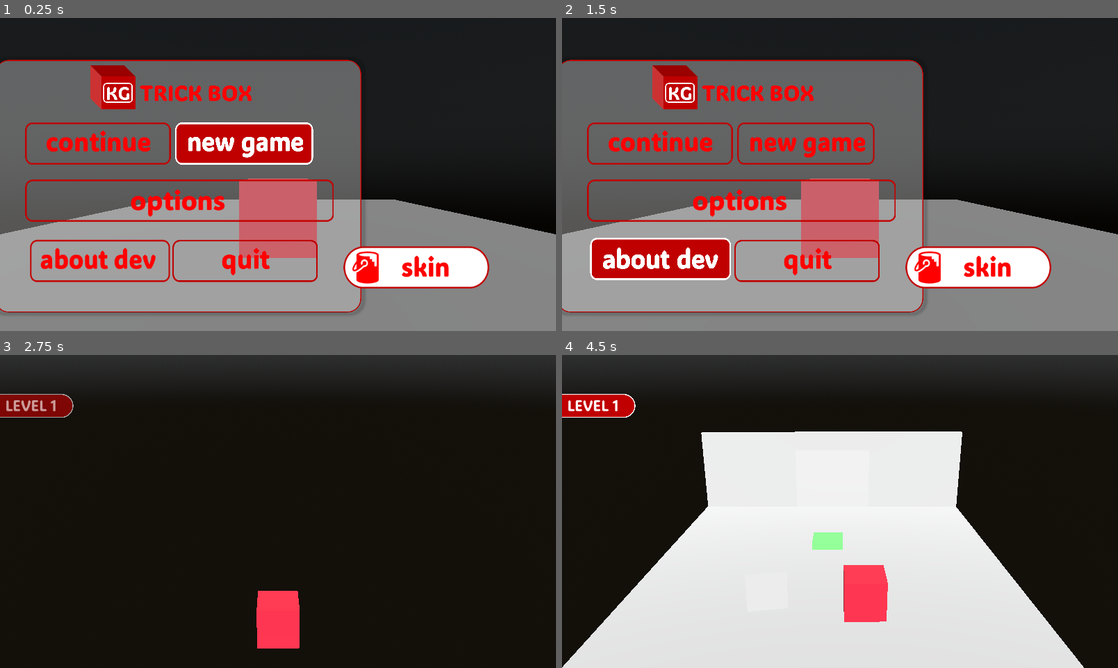
Above: before the commit, frames 1-4 (two rows, left to right).
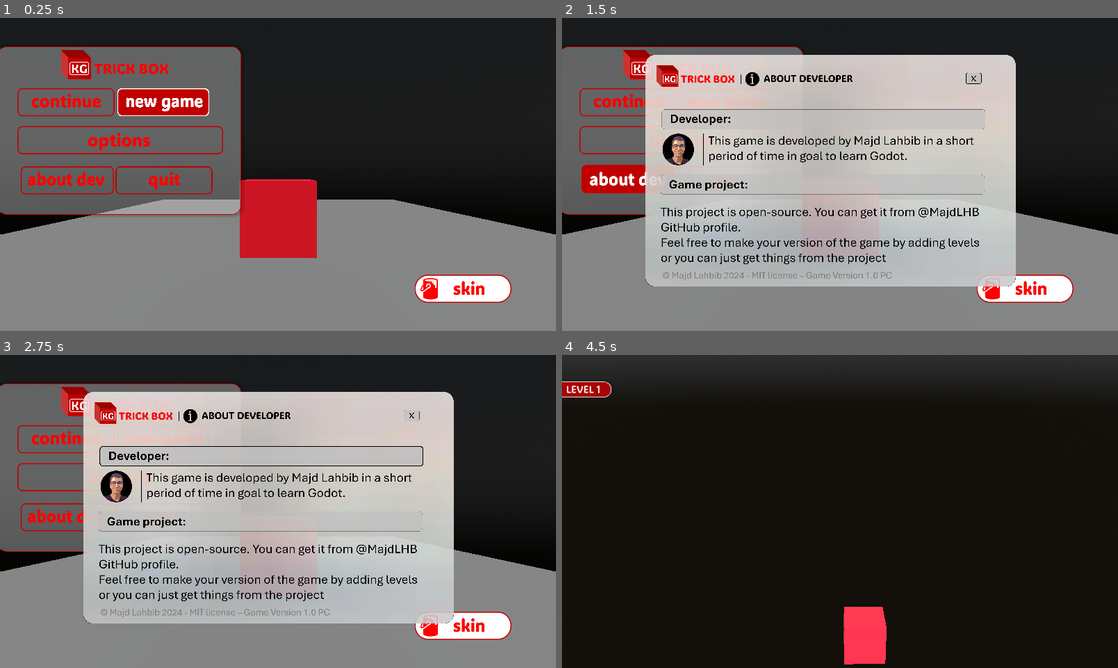
Above: after the commit, the same moments.

Repository: MajdLHB/Keep-Going-Trick-Box--Godot-Game-Project
Game: Godot game, scene res://Scenes/1stLevel.tscn
Same seed, same stepped clock (60 frames per second), same inputs: the game is played once before the commit and once after it.
Inputs (mouse positions are in pixels of both pictures, inside the frame that each line leads up to; where the layout moved, square brackets give the same spot in the first picture):
- Up to frame 1 (0.25 s): no input
- Up to frame 2 (1.5 s): click (684, 143) [739, 205] at 0.5 s; click (628, 180) [662, 262] at 1.25 s
- Up to frame 3 (2.75 s): click (261, 458) at 2.02 s
- Up to frame 4 (4.5 s): click (823, 524) at 2.77 s; click (723, 439) at 3.52 s; hold D (MoveRight) from 4.28 s (still down)

The runs differ from the first frame. In frame 1, 44% of the frame differs, in the area x 0-100%, y 9-95%; in frame 2, 61%; in frame 3, 76%, in the area x 0-100%, y 9-100%; in frame 4, 48%.

Commit message:
Making the about dev menu and making progress in the pause menu
- The about developer window is ready.
- The pause menu is almost ready:
* the options button is not finished

Diff:
--- a/Godot Project/SaveGame/GameData.json
+++ b/Godot Project/SaveGame/GameData.json
@@ -1 +1 @@
-{"Level":3,"SavedGame":true}
+{"Level":1,"SavedGame":true}
--- a/Godot Project/Scenes/1stLevel.tscn
+++ b/Godot Project/Scenes/1stLevel.tscn
@@ -11,6 +11,7 @@
 [ext_resource type="Texture2D" uid="uid://do4tqsh8dtwcf" path="res://Images/UI/LEVEL DISPLAY.png" id="9_44hn3"]
 [ext_resource type="Script" path="res://Scripts/LevelTracker/Level1Tracker.gd" id="9_s53m6"]
 [ext_resource type="FontFile" uid="uid://c8xu7afu4hwpp" path="res://Fonts/ADLaMDisplay-Regular.ttf" id="10_0y4my"]
+[ext_resource type="PackedScene" uid="uid://cv2v78jjv682n" path="res://Scenes/pause_menu.tscn" id="12_iefim"]
 
 [sub_resource type="BoxMesh" id="BoxMesh_dc1ei"]
 material = ExtResource("2_2ue3k")
@@ -327,5 +328,7 @@
 "": SubResource("AnimationLibrary_jvvgu")
 }
 
+[node name="PauseMenu" parent="." instance=ExtResource("12_iefim")]
+
 [connection signal="CloseDoor" from="Button" to="Door" method="Close_Door"]
 [connection signal="OpenDoor" from="Button" to="Door" method="Open_Door"]
--- a/Godot Project/Scenes/2ndLevel.tscn
+++ b/Godot Project/Scenes/2ndLevel.tscn
@@ -14,6 +14,7 @@
 [ext_resource type="Material" uid="uid://bttcswltvrs1c" path="res://Materiels/box2.tres" id="11_sn5gs"]
 [ext_resource type="Material" uid="uid://cpv5f47o6kbpg" path="res://Materiels/box3.tres" id="12_ftnlb"]
 [ext_resource type="PackedScene" uid="uid://e7tn286xva6" path="res://Scenes/display_level.tscn" id="14_k84l8"]
+[ext_resource type="PackedScene" uid="uid://cv2v78jjv682n" path="res://Scenes/pause_menu.tscn" id="15_6pkqo"]
 
 [sub_resource type="BoxMesh" id="BoxMesh_dc1ei"]
 material = ExtResource("2_4hggq")
@@ -322,5 +323,7 @@
 
 [node name="Display Level" parent="." instance=ExtResource("14_k84l8")]
 
+[node name="PauseMenu" parent="." instance=ExtResource("15_6pkqo")]
+
 [connection signal="CloseDoor" from="Buttons" to="Door" method="Close_Door"]
 [connection signal="OpenDoor" from="Buttons" to="Door" method="Open_Door"]
--- a/Godot Project/Scenes/3rdLevel.tscn
+++ b/Godot Project/Scenes/3rdLevel.tscn
@@ -6,6 +6,7 @@
 [ext_resource type="Script" path="res://Scripts/Camera3D.gd" id="4_gp6vu"]
 [ext_resource type="Script" path="res://Scripts/Buttons.gd" id="4_vwj73"]
 [ext_resource type="PackedScene" uid="uid://e7tn286xva6" path="res://Scenes/display_level.tscn" id="8_cv3so"]
+[ext_resource type="PackedScene" uid="uid://cv2v78jjv682n" path="res://Scenes/pause_menu.tscn" id="8_fcvh8"]
 [ext_resource type="Script" path="res://Scripts/WinTheLevel.gd" id="8_qush2"]
 
 [sub_resource type="CameraAttributesPhysical" id="CameraAttributesPhysical_a4rvf"]
@@ -275,3 +276,5 @@
 mesh = SubResource("BoxMesh_amjsp")
 
 [node name="Display Level" parent="." instance=ExtResource("8_cv3so")]
+
+[node name="PauseMenu" parent="." instance=ExtResource("8_fcvh8")]
--- a/Godot Project/Scenes/UI1stScene.tscn
+++ b/Godot Project/Scenes/UI1stScene.tscn
@@ -29,9 +29,17 @@
 [ext_resource type="Texture2D" uid="uid://8j6ybpw07v1j" path="res://Images/UI/hovred skin.png" id="20_by87x"]
 [ext_resource type="Texture2D" uid="uid://cf8dplc64eg3n" path="res://Images/UI/focus about dev.png" id="20_c1vmu"]
 [ext_resource type="Texture2D" uid="uid://bwxpiakic84k2" path="res://Images/UI/pressed skin.png" id="21_3b2ub"]
+[ext_resource type="Script" path="res://Scripts/UI/AboutDev.gd" id="23_6n15o"]
 [ext_resource type="Texture2D" uid="uid://cxuu6yby6tqel" path="res://Images/UI/focus quit.png" id="23_jn0qa"]
 [ext_resource type="Texture2D" uid="uid://d0vdpwnuin7t2" path="res://Images/UI/focus skin.png" id="27_0hos0"]
 [ext_resource type="Script" path="res://Scripts/UI/Quit.gd" id="27_f8ge0"]
+[ext_resource type="Texture2D" uid="uid://4rc0pwcobt2v" path="res://Images/UI/about dev/Pannel.png" id="34_kfi7p"]
+[ext_resource type="Texture2D" uid="uid://dfdwtk701vbw0" path="res://Images/UI/about dev/exit.png" id="35_tlsa5"]
+[ext_resource type="Texture2D" uid="uid://x6fybhbem16n" path="res://Images/UI/about dev/Hovred exit.png" id="36_chs54"]
+[ext_resource type="Texture2D" uid="uid://bu6w5w2jmd8b5" path="res://Images/UI/about dev/Developer.png" id="37_7p15u"]
+[ext_resource type="Texture2D" uid="uid://cvmrimevrvr6l" path="res://Images/UI/about dev/Hovred developer.png" id="38_hruud"]
+[ext_resource type="Texture2D" uid="uid://bgdnh6h55p2nt" path="res://Images/UI/about dev/Game Project.png" id="39_sp8aa"]
+[ext_resource type="Texture2D" uid="uid://b3blwhsj2hlwk" path="res://Images/UI/about dev/Hovred Game project.png" id="40_5q3td"]
 
 [sub_resource type="BoxShape3D" id="BoxShape3D_x5gk4"]
 size = Vector3(10, 1, 10)
@@ -113,6 +121,56 @@
 
 [sub_resource type="StyleBoxTexture" id="StyleBoxTexture_akg2m"]
 texture = ExtResource("27_0hos0")
+
+[sub_resource type="StyleBoxTexture" id="StyleBoxTexture_08dr6"]
+texture = ExtResource("35_tlsa5")
+
+[sub_resource type="StyleBoxTexture" id="StyleBoxTexture_wpmju"]
+texture = ExtResource("36_chs54")
+
+[sub_resource type="StyleBoxTexture" id="StyleBoxTexture_k3x83"]
+texture = ExtResource("35_tlsa5")
+
+[sub_resource type="StyleBoxTexture" id="StyleBoxTexture_b2axp"]
+texture = ExtResource("36_chs54")
+
+[sub_resource type="GDScript" id="GDScript_ndlxl"]
+script/source = "extends Button
+
+
+# Called when the node enters the scene tree for the first time.
+func _ready():
+	self.connect(\"pressed\", Callable(self, \"OnPressed\"))
+
+
+func OnPressed():
+	$\"..\".visible = false
+	$\"../../MarginContainer/VBoxContainer/HBoxContainer/New Game\".grab_focus()
+"
+
+[sub_resource type="StyleBoxTexture" id="StyleBoxTexture_l6wfs"]
+texture = ExtResource("37_7p15u")
+
+[sub_resource type="StyleBoxTexture" id="StyleBoxTexture_mvvlk"]
+texture = ExtResource("38_hruud")
+
+[sub_resource type="StyleBoxTexture" id="StyleBoxTexture_lwbub"]
+texture = ExtResource("37_7p15u")
+
+[sub_resource type="StyleBoxTexture" id="StyleBoxTexture_757iy"]
+texture = ExtResource("38_hruud")
+
+[sub_resource type="StyleBoxTexture" id="StyleBoxTexture_ua0a5"]
+texture = ExtResource("39_sp8aa")
+
+[sub_resource type="StyleBoxTexture" id="StyleBoxTexture_fwb76"]
+texture = ExtResource("40_5q3td")
+
+[sub_resource type="StyleBoxTexture" id="StyleBoxTexture_kfoor"]
+texture = ExtResource("37_7p15u")
+
+[sub_resource type="StyleBoxTexture" id="StyleBoxTexture_otgj8"]
+texture = ExtResource("40_5q3td")
 
 [node name="Ui1StScene" type="Node3D"]
 
@@ -222,6 +280,7 @@
 theme_override_styles/hover = SubResource("StyleBoxTexture_t7ubs")
 theme_override_styles/pressed = SubResource("StyleBoxTexture_n8jbb")
 theme_override_styles/focus = SubResource("StyleBoxTexture_52ney")
+script = ExtResource("23_6n15o")
 
 [node name="Quit" type="Button" parent="UI/CanvasLayer/MarginContainer/VBoxContainer/HBoxContainer2"]
 custom_minimum_size = Vector2(335, 0)
@@ -264,3 +323,50 @@
 position = Vector2(414.95, 171)
 scale = Vector2(0.5, 0.5)
 texture = ExtResource("7_fco76")
+
+[node name="Pannel2" type="Sprite2D" parent="UI/CanvasLayer"]
+position = Vector2(926, 526)
+scale = Vector2(0.4, 0.4)
+texture = ExtResource("34_kfi7p")
+
+[node name="Exit" type="Button" parent="UI/CanvasLayer/Pannel2"]
+custom_minimum_size = Vector2(150, 150)
+offset_left = 1162.0
+offset_top = -860.0
+offset_right = 1312.0
+offset_bottom = -710.0
+focus_neighbor_bottom = NodePath("../Developer")
+focus_next = NodePath("../Developer")
+theme_override_styles/normal = SubResource("StyleBoxTexture_08dr6")
+theme_override_styles/hover = SubResource("StyleBoxTexture_wpmju")
+theme_override_styles/pressed = SubResource("StyleBoxTexture_k3x83")
+theme_override_styles/focus = SubResource("StyleBoxTexture_b2axp")
+script = SubResource("GDScript_ndlxl")
+
+[node name="Developer" type="Button" parent="UI/CanvasLayer/Pannel2"]
+custom_minimum_size = Vector2(2800, 230)
+offset_left = -1460.0
+offset_top = -548.0
+offset_right = 1340.0
+offset_bottom = -318.0
+focus_neighbor_top = NodePath("../Exit")
+focus_neighbor_bottom = NodePath("../GameProject")
+focus_next = NodePath("../GameProject")
+focus_previous = NodePath("../Exit")
+theme_override_styles/normal = SubResource("StyleBoxTexture_l6wfs")
+theme_override_styles/hover = SubResource("StyleBoxTexture_mvvlk")
+theme_override_styles/pressed = SubResource("StyleBoxTexture_lwbub")
+theme_override_styles/focus = SubResource("StyleBoxTexture_757iy")
+
+[node name="GameProject" type="Button" parent="UI/CanvasLayer/Pannel2"]
+custom_minimum_size = Vector2(2800, 230)
+offset_left = -1470.0
+offset_top = 20.0
+offset_right = 1330.0
+offset_bottom = 250.0
+focus_neighbor_top = NodePath("../Developer")
+focus_previous = NodePath("../Developer")
+theme_override_styles/normal = SubResource("StyleBoxTexture_ua0a5")
+theme_override_styles/hover = SubResource("StyleBoxTexture_fwb76")
+theme_override_styles/pressed = SubResource("StyleBoxTexture_kfoor")
+theme_override_styles/focus = SubResource("StyleBoxTexture_otgj8")
--- /dev/null
+++ b/Godot Project/Scenes/pause_menu.tscn
@@ -0,0 +1,169 @@
+[gd_scene load_steps=34 format=3 uid="uid://cv2v78jjv682n"]
+
+[ext_resource type="Script" path="res://Scripts/PauseMenu.gd" id="1_ae8qs"]
+[ext_resource type="Texture2D" uid="uid://dyp15itub6lwt" path="res://Images/UI/Pause Menu/BG.png" id="2_kd2u1"]
+[ext_resource type="Texture2D" uid="uid://clyprdqhro1rg" path="res://Images/UI/Pause Menu/Buttons/Continue.png" id="3_kj5eq"]
+[ext_resource type="Texture2D" uid="uid://dg8clasr6s8mh" path="res://Images/UI/Pause Menu/Buttons/Hovred Continue.png" id="4_pg52t"]
+[ext_resource type="Texture2D" uid="uid://bc251kjv2vmqt" path="res://Images/UI/Pause Menu/Buttons/Options.png" id="5_kucmv"]
+[ext_resource type="Texture2D" uid="uid://20m7ctm1uhtv" path="res://Images/UI/Pause Menu/Buttons/Hovred Options.png" id="6_3k5wf"]
+[ext_resource type="Texture2D" uid="uid://bt3bx54f538nv" path="res://Images/UI/Pause Menu/Buttons/Main Menu.png" id="7_kcyoh"]
+[ext_resource type="Texture2D" uid="uid://btc5n2fuvoawb" path="res://Images/UI/Pause Menu/Buttons/Hovred Main Menu.png" id="8_lygci"]
+[ext_resource type="Texture2D" uid="uid://caf42bb1qgpr4" path="res://Images/UI/Pause Menu/Buttons/Quit.png" id="9_bci7m"]
+[ext_resource type="Texture2D" uid="uid://bix1v2665p65g" path="res://Images/UI/Pause Menu/Buttons/Hovred Quit.png" id="10_k6elp"]
+[ext_resource type="Script" path="res://Scripts/UI/Quit.gd" id="11_h5dpo"]
+
+[sub_resource type="Theme" id="Theme_mvhyb"]
+
+[sub_resource type="StyleBoxTexture" id="StyleBoxTexture_lcgt2"]
+texture = ExtResource("3_kj5eq")
+
+[sub_resource type="StyleBoxTexture" id="StyleBoxTexture_lf0f4"]
+texture = ExtResource("4_pg52t")
+
+[sub_resource type="StyleBoxTexture" id="StyleBoxTexture_atw7t"]
+texture = ExtResource("4_pg52t")
+
+[sub_resource type="StyleBoxTexture" id="StyleBoxTexture_0fdu3"]
+texture = ExtResource("4_pg52t")
+
+[sub_resource type="GDScript" id="GDScript_o0vhm"]
+script/source = "extends Button
+#continue
+
+# Called when the node enters the scene tree for the first time.
+func _ready():
+	self.connect(\"pressed\", Callable(self, \"OnPressed\"))
+
+func OnPressed():
+	$\"../../..\".Pressed = not $\"../../..\".Pressed
+	$\"../..\".visible = $\"../../..\".Pressed
+	if $\"../../..\".Pressed:
+		Engine.time_scale = 0.0
+	else:
+		Engine.time_scale = 1.0
+"
+
+[sub_resource type="Theme" id="Theme_s4pbw"]
+
+[sub_resource type="StyleBoxTexture" id="StyleBoxTexture_pbb4f"]
+texture = ExtResource("5_kucmv")
+
+[sub_resource type="StyleBoxTexture" id="StyleBoxTexture_0b7hs"]
+texture = ExtResource("6_3k5wf")
+
+[sub_resource type="StyleBoxTexture" id="StyleBoxTexture_w4j3x"]
+texture = ExtResource("6_3k5wf")
+
+[sub_resource type="StyleBoxTexture" id="StyleBoxTexture_lb56x"]
+texture = ExtResource("6_3k5wf")
+
+[sub_resource type="Theme" id="Theme_cswj4"]
+
+[sub_resource type="StyleBoxTexture" id="StyleBoxTexture_v01em"]
+texture = ExtResource("7_kcyoh")
+
+[sub_resource type="StyleBoxTexture" id="StyleBoxTexture_domkh"]
+texture = ExtResource("8_lygci")
+
+[sub_resource type="StyleBoxTexture" id="StyleBoxTexture_544re"]
+texture = ExtResource("6_3k5wf")
+
+[sub_resource type="StyleBoxTexture" id="StyleBoxTexture_2uuof"]
+texture = ExtResource("8_lygci")
+
+[sub_resource type="GDScript" id="GDScript_gmw8e"]
+script/source = "extends Button
+#Main menu
+
+# Called when the node enters the scene tree for the first time.
+func _ready():
+	self.connect(\"pressed\", Callable(self, \"OnPressed\"))
+
+
+func OnPressed():
+	SceneManager._Load(0)
+"
+
+[sub_resource type="Theme" id="Theme_4731r"]
+
+[sub_resource type="StyleBoxTexture" id="StyleBoxTexture_qiqpl"]
+texture = ExtResource("9_bci7m")
+
+[sub_resource type="StyleBoxTexture" id="StyleBoxTexture_mlvvh"]
+texture = ExtResource("10_k6elp")
+
+[sub_resource type="StyleBoxTexture" id="StyleBoxTexture_t6yot"]
+texture = ExtResource("10_k6elp")
+
+[sub_resource type="StyleBoxTexture" id="StyleBoxTexture_rpd70"]
+texture = ExtResource("10_k6elp")
+
+[node name="PauseMenu" type="Node2D"]
+script = ExtResource("1_ae8qs")
+
+[node name="CanvasLayer" type="CanvasLayer" parent="."]
+
+[node name="VBoxContainer" type="VBoxContainer" parent="CanvasLayer"]
+anchors_preset = 4
+anchor_top = 0.5
+anchor_bottom = 0.5
+offset_left = 161.0
+offset_top = -172.0
+offset_right = 611.0
+offset_bottom = 240.0
+grow_vertical = 2
+
+[node name="Bg" type="Sprite2D" parent="CanvasLayer/VBoxContainer"]
+position = Vector2(633, 162)
+texture = ExtResource("2_kd2u1")
+
+[node name="Continue" type="Button" parent="CanvasLayer/VBoxContainer"]
+custom_minimum_size = Vector2(450, 100)
+layout_mode = 2
+focus_neighbor_bottom = NodePath("../Options")
+focus_next = NodePath("../Options")
+theme = SubResource("Theme_mvhyb")
+theme_override_styles/normal = SubResource("StyleBoxTexture_lcgt2")
+theme_override_styles/hover = SubResource("StyleBoxTexture_lf0f4")
+theme_override_styles/pressed = SubResource("StyleBoxTexture_atw7t")
+theme_override_styles/focus = SubResource("StyleBoxTexture_0fdu3")
+script = SubResource("GDScript_o0vhm")
+
+[node name="Options" type="Button" parent="CanvasLayer/VBoxContainer"]
+custom_minimum_size = Vector2(0, 100)
+layout_mode = 2
+focus_neighbor_top = NodePath("../Continue")
+focus_neighbor_bottom = NodePath("../Main Menu")
+focus_next = NodePath("../Main Menu")
+focus_previous = NodePath("../Continue")
+theme = SubResource("Theme_s4pbw")
+theme_override_styles/normal = SubResource("StyleBoxTexture_pbb4f")
+theme_override_styles/hover = SubResource("StyleBoxTexture_0b7hs")
+theme_override_styles/pressed = SubResource("StyleBoxTexture_w4j3x")
+theme_override_styles/focus = SubResource("StyleBoxTexture_lb56x")
+
+[node name="Main Menu" type="Button" parent="CanvasLayer/VBoxContainer"]
+custom_minimum_size = Vector2(0, 100)
+layout_mode = 2
+focus_neighbor_top = NodePath("../Options")
+focus_neighbor_bottom = NodePath("../Quit")
+focus_next = NodePath("../Quit")
+focus_previous = NodePath("../Options")
+theme = SubResource("Theme_cswj4")
+theme_override_styles/normal = SubResource("StyleBoxTexture_v01em")
+theme_override_styles/hover = SubResource("StyleBoxTexture_domkh")
+theme_override_styles/pressed = SubResource("StyleBoxTexture_544re")
+theme_override_styles/focus = SubResource("StyleBoxTexture_2uuof")
+script = SubResource("GDScript_gmw8e")
+
+[node name="Quit" type="Button" parent="CanvasLayer/VBoxContainer"]
+custom_minimum_size = Vector2(0, 100)
+layout_mode = 2
+focus_neighbor_top = NodePath("../Main Menu")
+focus_previous = NodePath("../Main Menu")
+theme = SubResource("Theme_4731r")
+theme_override_styles/normal = SubResource("StyleBoxTexture_qiqpl")
+theme_override_styles/hover = SubResource("StyleBoxTexture_mlvvh")
+theme_override_styles/pressed = SubResource("StyleBoxTexture_t6yot")
+theme_override_styles/focus = SubResource("StyleBoxTexture_rpd70")
+script = ExtResource("11_h5dpo")
--- /dev/null
+++ b/Godot Project/Scripts/PauseMenu.gd
@@ -0,0 +1,16 @@
+extends Node2D
+
+var Pressed = false
+
+func _ready():
+	Pressed = false
+	$CanvasLayer.visible = false
+
+func _physics_process(delta):
+	if Input.is_action_just_pressed("Pause"):
+		Pressed = !Pressed
+		$CanvasLayer.visible = Pressed
+		if Pressed:
+			Engine.time_scale = 0.0
+		else:
+			Engine.time_scale = 1.0
--- /dev/null
+++ b/Godot Project/Scripts/UI/AboutDev.gd
@@ -0,0 +1,11 @@
+extends Button
+
+
+# Called when the node enters the scene tree for the first time.
+func _ready():
+	self.connect("pressed", Callable(self, "OnPressed"))
+	$"../../../../Pannel2".visible = false
+
+func OnPressed():
+	$"../../../../Pannel2".visible = true
+	$"../../../../Pannel2/Exit".grab_focus()
--- a/Godot Project/project.godot
+++ b/Godot Project/project.godot
@@ -22,8 +22,8 @@
 
 [display]
 
-window/size/viewport_width=1280
-window/size/viewport_height=720
+window/size/viewport_width=1920
+window/size/viewport_height=1080
 window/stretch/mode="viewport"
 window/stretch/aspect="expand"
 window/stretch/scale_mode="integer"
@@ -94,3 +94,9 @@
 , Object(InputEventJoypadButton,"resource_local_to_scene":false,"resource_name":"","device":-1,"button_index":0,"pressure":0.0,"pressed":false,"script":null)
 ]
 }
+Pause={
+"deadzone": 0.5,
+"events": [Object(InputEventKey,"resource_local_to_scene":false,"resource_name":"","device":-1,"window_id":0,"alt_pressed":false,"shift_pressed":false,"ctrl_pressed":false,"meta_pressed":false,"pressed":false,"keycode":0,"physical_keycode":4194305,"key_label":0,"unicode":0,"echo":false,"script":null)
+, Object(InputEventJoypadButton,"resource_local_to_scene":false,"resource_name":"","device":-1,"button_index":6,"pressure":0.0,"pressed":false,"script":null)
+]
+}
Binary file added: Godot Project/Images/UI/Pause Menu/BG.png
Not shown, added: Godot Project/Images/UI/Pause Menu/BG.png.import
Binary file added: Godot Project/Images/UI/Pause Menu/Buttons/Continue.png
Not shown, added: Godot Project/Images/UI/Pause Menu/Buttons/Continue.png.import
Binary file added: Godot Project/Images/UI/Pause Menu/Buttons/Hovred Continue.png
Not shown, added: Godot Project/Images/UI/Pause Menu/Buttons/Hovred Continue.png.import
Binary file added: Godot Project/Images/UI/Pause Menu/Buttons/Hovred Main Menu.png
Not shown, added: Godot Project/Images/UI/Pause Menu/Buttons/Hovred Main Menu.png.import
Binary file added: Godot Project/Images/UI/Pause Menu/Buttons/Hovred Options.png
Not shown, added: Godot Project/Images/UI/Pause Menu/Buttons/Hovred Options.png.import
Binary file added: Godot Project/Images/UI/Pause Menu/Buttons/Hovred Quit.png
Not shown, added: Godot Project/Images/UI/Pause Menu/Buttons/Hovred Quit.png.import
(and 26 more such lines)
